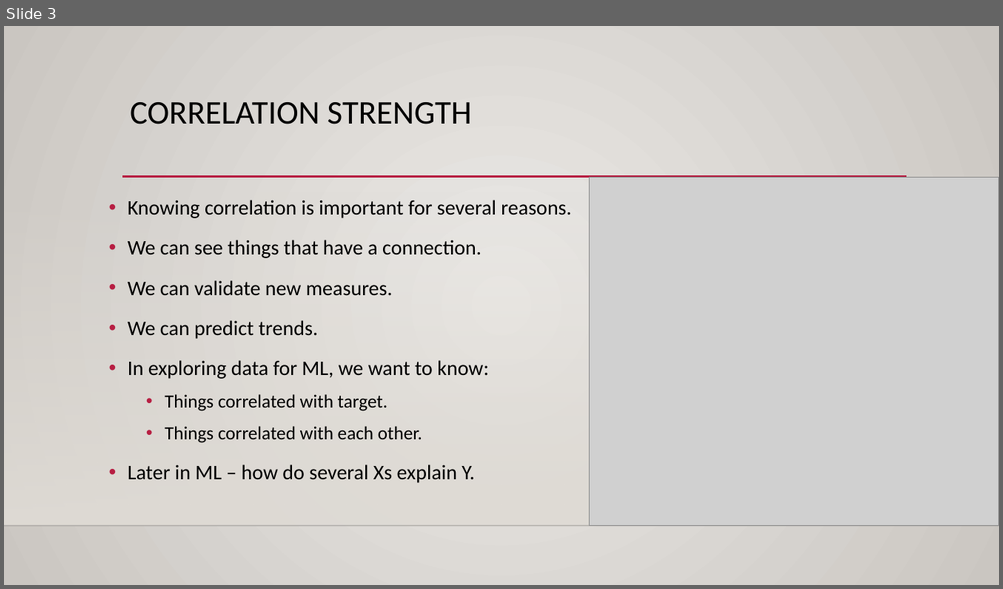
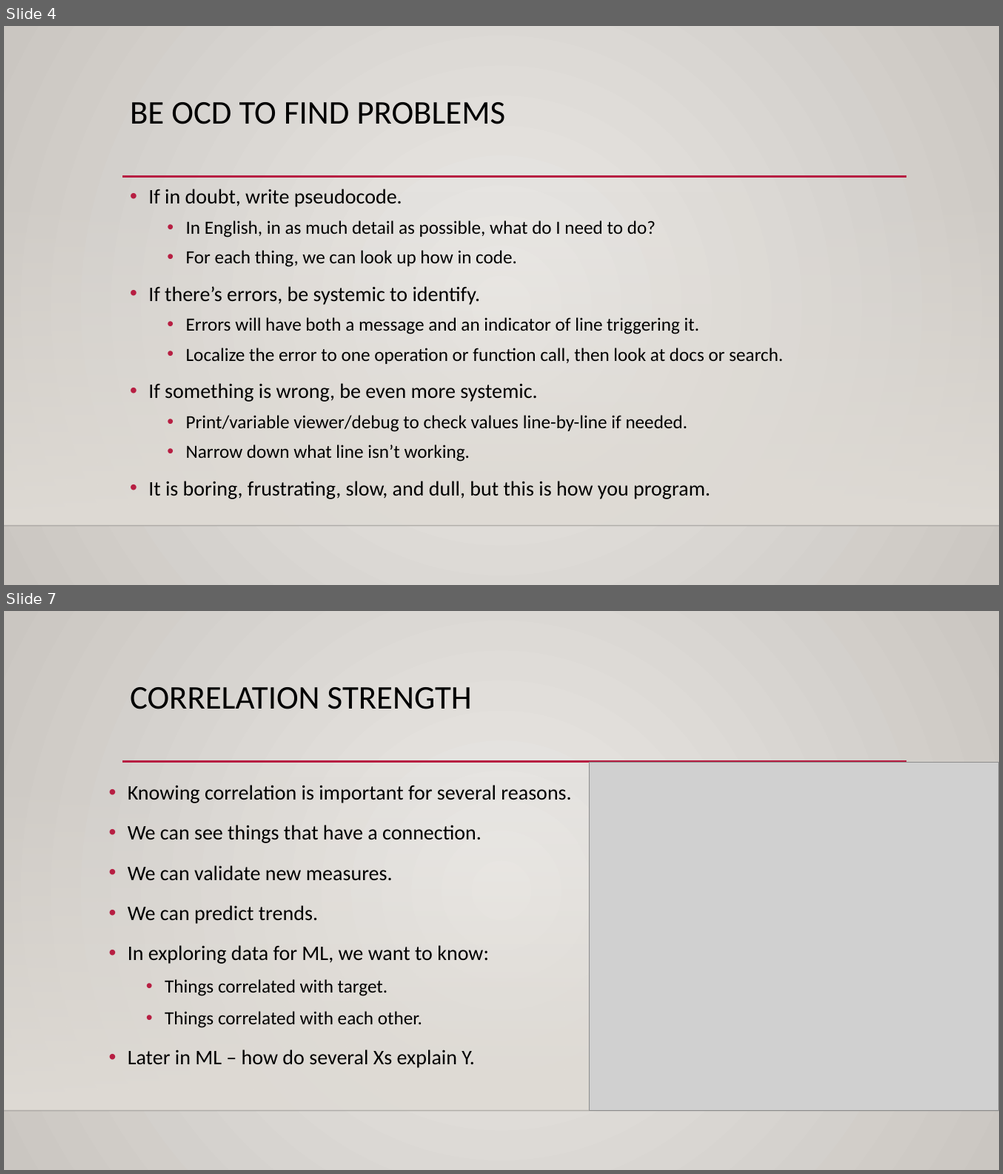
Before and after one commit to AkeemSemperDataScience/Basic_Stats_in_Python_Student_Repository, a slide deck: reference_material/slides/012_Errors.pptx. Shown one above the other, each under a label of ours: slide 3 before the commit, slides 4 and 7 after it; the slides between them are not shown. The pictures are 1003x589 and 1003x1174 pixels, drawn with LibreOffice and Linux fonts; fonts in the diff are those of the drawing; grey boxes stand for pictures; background and template pictures are left out. Boxes give left, top, right and bottom in pixels: in the first picture for what was removed or moved away, otherwise in the second. Text is boxed around its words. In the diff, an @@ line names an element or a change of style, - is before the commit and + after.

```diff
--- a/reference_material/slides/012_Errors.pptx
+++ b/reference_material/slides/012_Errors.pptx
@@ slide 4 added at box(4, 26, 999, 585), background gradient #ECEAE7 to #CAC7C1; not listed: 3 template elements that a slide beside it also shows @@
@@ title added at box(130, 102, 506, 124), 32 pt, text #000000 @@
+BE OCD TO FIND PROBLEMS
@@ text added at box(148, 189, 782, 500), 18 pt, text #000000 @@
+• If in doubt, write pseudocode.
+  • In English, in as much detail as possible, what do I need to do?
+  • For each thing, we can look up how in code.
+• If there’s errors, be systemic to identify.
+  • Errors will have both a message and an indicator of line triggering it.
+  • Localize the error to one operation or function call, then look at docs or search.
+• If something is wrong, be even more systemic.
+  • Print/variable viewer/debug to check values line-by-line if needed.
+  • Narrow down what line isn’t working.
+• It is boring, frustrating, slow, and dull, but this is how you program.
@@ what was slide 3 is now slide 7 @@
```
Also in this commit, not shown: 4 slides changed, 5 other slides added, 6 other files.
